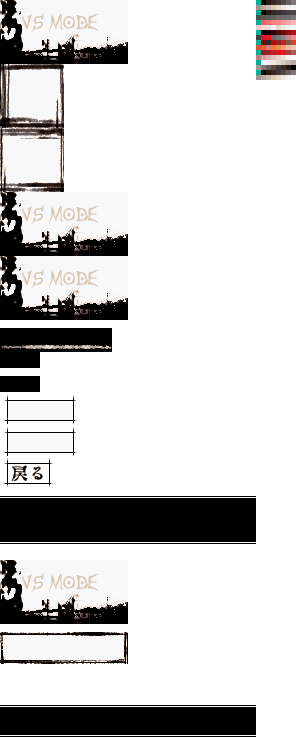
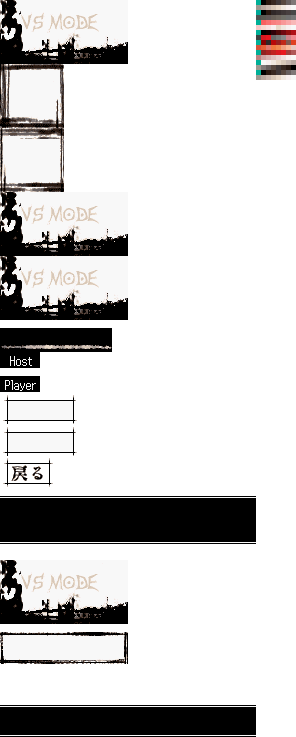
Layer changes from the first 296 x 737 image to the second:
added layer "Host/Player" above "Layer 1" over [5, 356, 36, 391]
